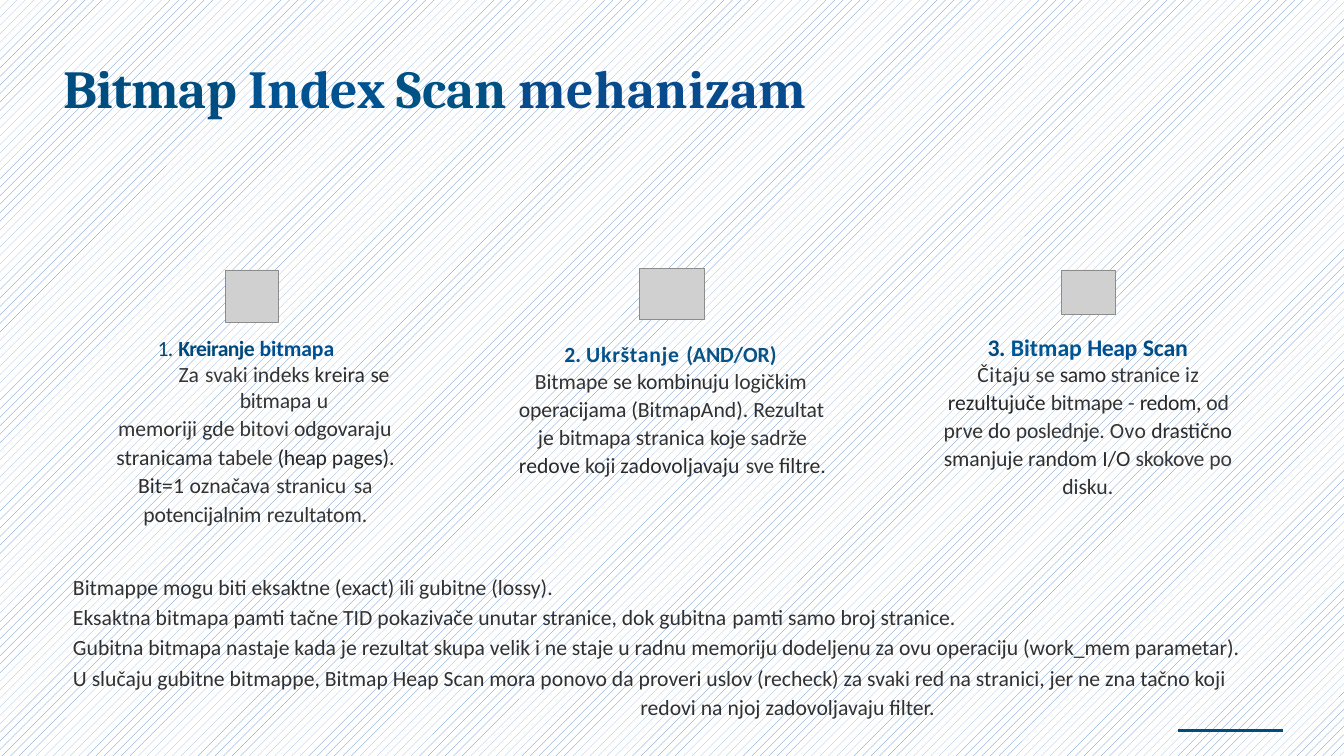
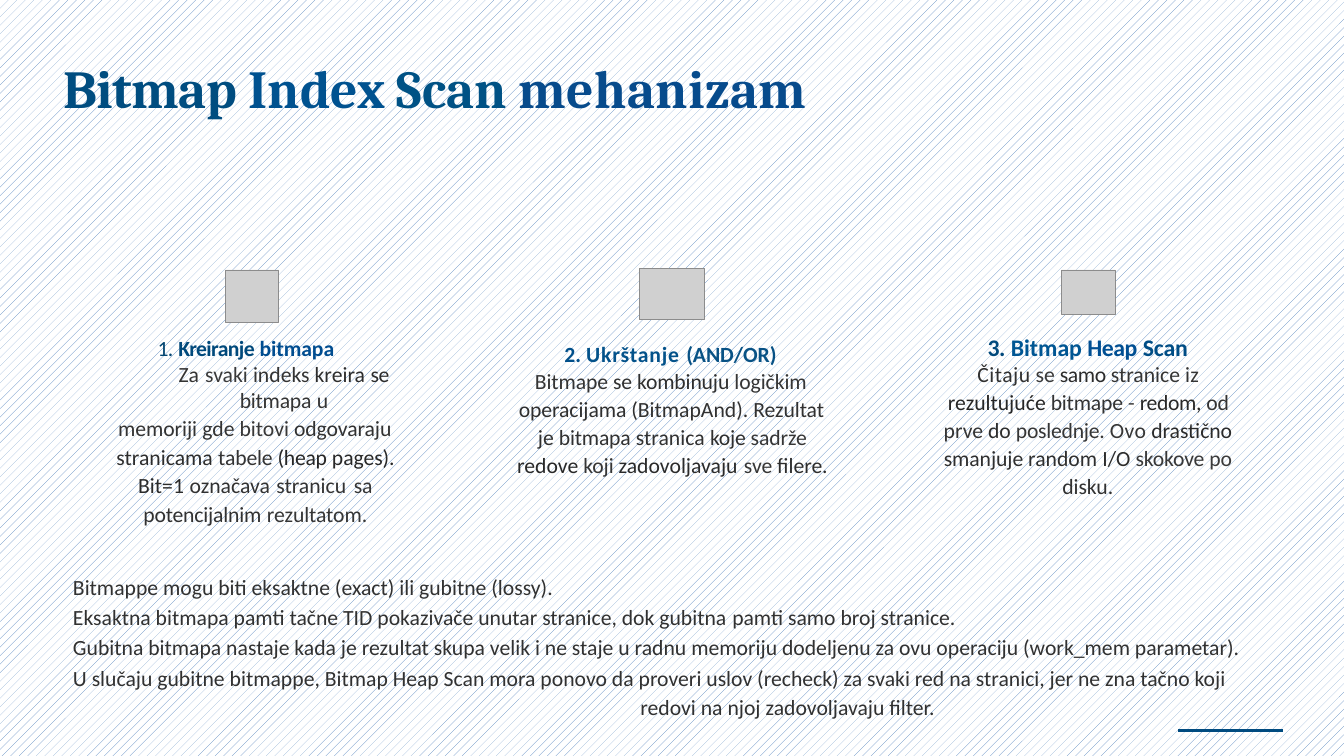
Before and after one commit to NemanjaCyber/SZUBP, a slide deck: slide 7 of P1/Index-Only i Bitmap Index Scan u PostgreSQL.pptx. Drawn at 1344x756 pixels with LibreOffice and Linux fonts; fonts in the diff are those of the drawing; grey boxes stand for pictures. Boxes give left, top, right and bottom in pixels: in the first picture for what was removed or moved away, otherwise in the second. Text is boxed around its words. In the diff, an @@ line names an element or a change of style, - is before the commit and + after.

```diff
--- a/P1/Index-Only i Bitmap Index Scan u PostgreSQL.pptx
+++ b/P1/Index-Only i Bitmap Index Scan u PostgreSQL.pptx
@@ text at [517,399,827,478]: text changed @@
-operacijama (BitmapAnd). Rezultat je bitmapa stranica koje sadrže redove koji zadovoljavaju sve filtre.
+operacijama (BitmapAnd). Rezultat je bitmapa stranica koje sadrže redove koji zadovoljavaju sve filere.
```
Also in this commit, not shown: 5 other slides changed.
